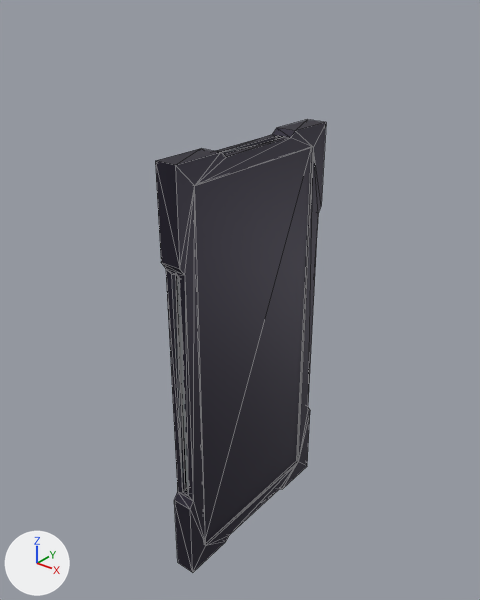
Before and after pictures for a commit that changed the glTF model assets/ozea/wall.glb.
Before and after are seen from a camera (50 mm lens) standing at (1.69, -2.18, 1.6) and looking at (-0.05, -0.01, 0.25). Arrows for +X, +Y and +Z are at lower left; the lights stay in place. The first picture is the older version. Mesh edges are drawn as thin lines. Where no turn or scale is listed for an object, it has been applied to the vertices. Vertices at exactly the same position are counted once.

In view in the first picture: 'SM_Wall_1x2'.
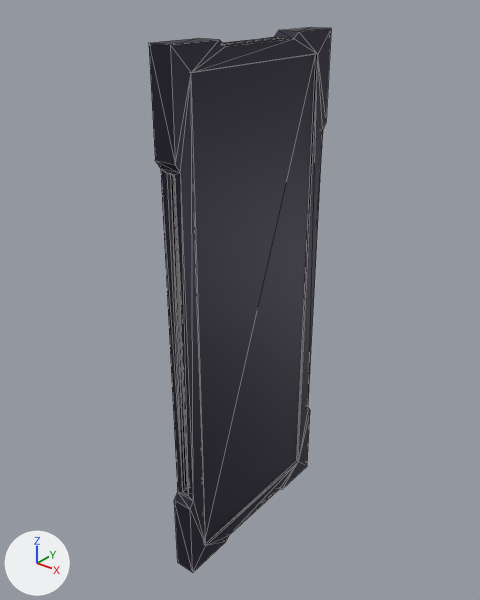
The newer file is also turned or shifted as a whole; pictures and numbers use the older file's frame.

What differs and where, as boxes [x1, y1, x2, y2] in the pictures (480 x 600 px; the box of a moved part takes in the faces that stretch with it):
'SM_Wall_1x2', reshaped (6% wider, 21% taller): before [155, 120, 326, 572]; after [149, 27, 331, 572]
part 1 of me_cube_186, moved or reshaped: before [155, 120, 326, 531]; after [149, 27, 331, 531]

What the commit changed:
me_cube_186 is used by ob_sm_wall_1x2; location (0.0, 0.0, 0.0).
me_cube_186 had 120 vertices, 236 faces and spanned x -0.05..0.05, y -0.5..0.5, z -1.0..1.0.
me_cube_186 now has 120 vertices, 236 faces and spans x -0.05..0.05, y -0.5..0.5, z -1.0..1.4.
me_cube_186 part 1: all 60 vertices in x -0.05..0.05, y -0.5..0.5, z 0.53..1.0 are moved by (0.0, 0.0, 0.4).
